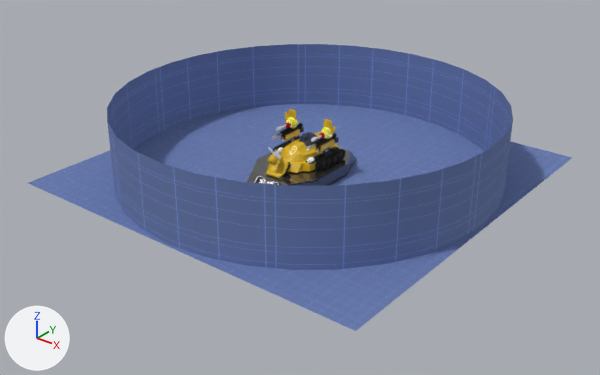
Renders of the glTF model artwork/bots/bot-3.gltf from each side of a commit.
Both versions are drawn from a 50 mm lens placed at (12.2, -15.63, 8.73), pointed at (0.17, -0.59, -0.59). Lighting does not change. The marker at lower left points along +X, +Y and +Z. Where no turn or scale is listed for an object, it has been applied to the vertices.

In view in the first picture: 'BotBody1', 'Cube', 'Floor', 'Wall'.
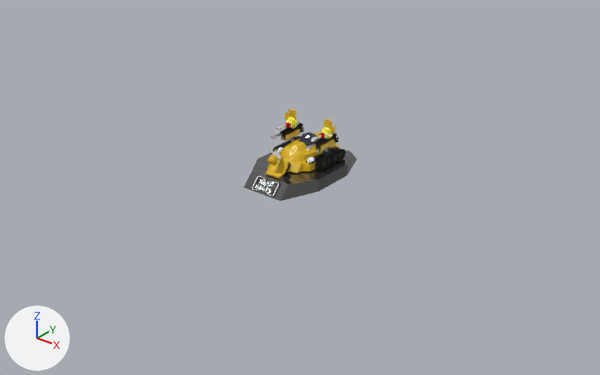
Edits to the bpy script that builds the scene:
```text
Remove ob_wall:
    ob_wall = bpy.data.objects.new('Wall', me_cylinder_004)
    ob_wall.location = (0.0, 0.0, 0.59)
Remove ob_floor:
    ob_floor = bpy.data.objects.new('Floor', me_plane_001)
    ob_floor.location = (0.0, 0.0, -0.35)
```

Location of each change, (x1, y1, x2, y2) in pixels of the pictures (600 x 375 px):
'Wall', deleted (blue): before (107, 44, 513, 270)
'Floor', deleted (blue): before (28, 104, 572, 331)
